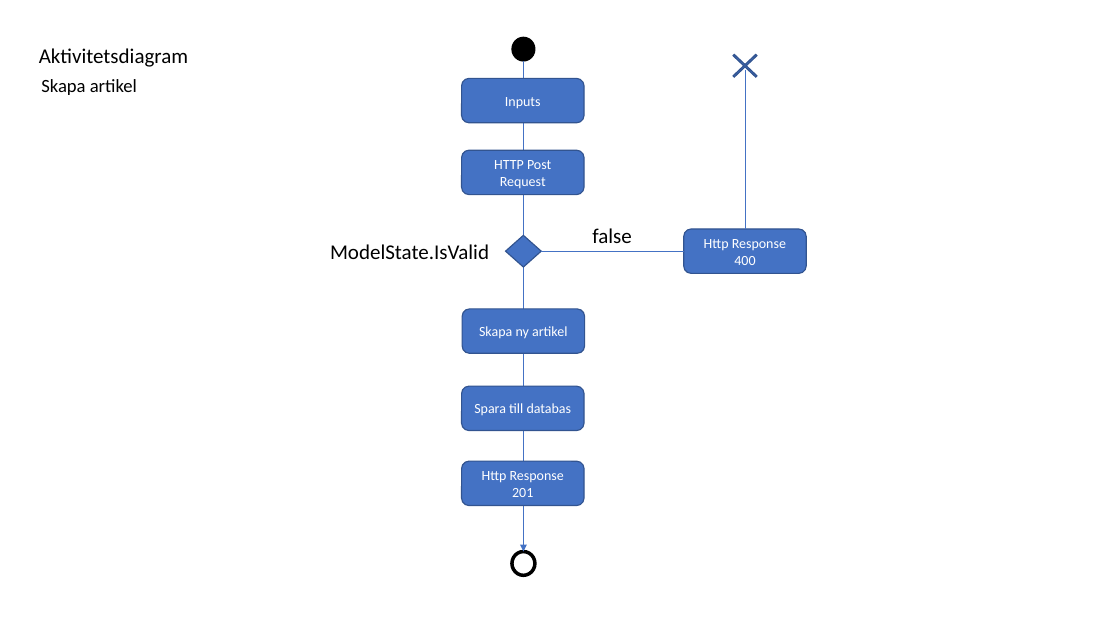
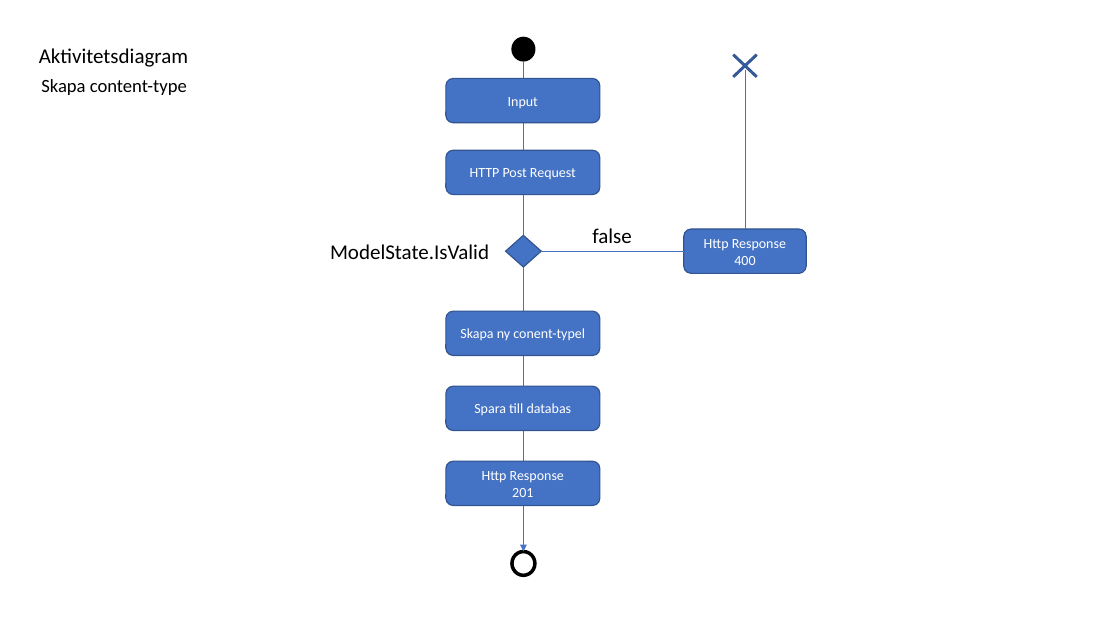
Before and after one commit to FredrikJung/xCore, a slide deck: slide 4 of Fredrik Jung - xCore.pptx. Drawn at 1120x630 pixels with LibreOffice and Linux fonts; fonts in the diff are those of the drawing. Boxes give left, top, right and bottom in pixels: in the first picture for what was removed or moved away, otherwise in the second. Text is boxed around its words. In the diff, an @@ line names an element or a change of style, - is before the commit and + after.

```diff
--- a/Fredrik Jung - xCore.pptx
+++ b/Fredrik Jung - xCore.pptx
@@ text at [41,79,187,95]: text changed @@
-Skapa artikel
+Skapa content-type
@@ rounded rectangle "Input": place and size @@
-rounded rectangle "Input" at [462,78,585,123]
+rounded rectangle "Input" at [446,78,600,123]
@@ text in rounded rectangle at [508,97,538,108]: text changed @@
-Inputs
+Input
@@ rounded rectangle "HTTP Post Request": place and size @@
-rounded rectangle "HTTP Post Request" at [462,150,585,195]
+rounded rectangle "HTTP Post Request" at [446,150,600,195]
@@ rounded rectangle "Skapa ny conent-typel": place and size @@
-rounded rectangle "Skapa ny conent-typel" at [462,309,585,354]
+rounded rectangle "Skapa ny conent-typel" at [446,311,600,355]
@@ text in rounded rectangle at [460,328,585,340]: text changed @@
-Skapa ny artikel
+Skapa ny conent-typel
@@ rounded rectangle "Spara till databas": place and size @@
-rounded rectangle "Spara till databas" at [462,386,585,431]
+rounded rectangle "Spara till databas" at [446,386,600,431]
@@ rounded rectangle "Http Response": place and size @@
-rounded rectangle "Http Response" at [462,461,585,506]
+rounded rectangle "Http Response" at [446,461,600,506]
```
Also in this commit, not shown: 3 other files.
